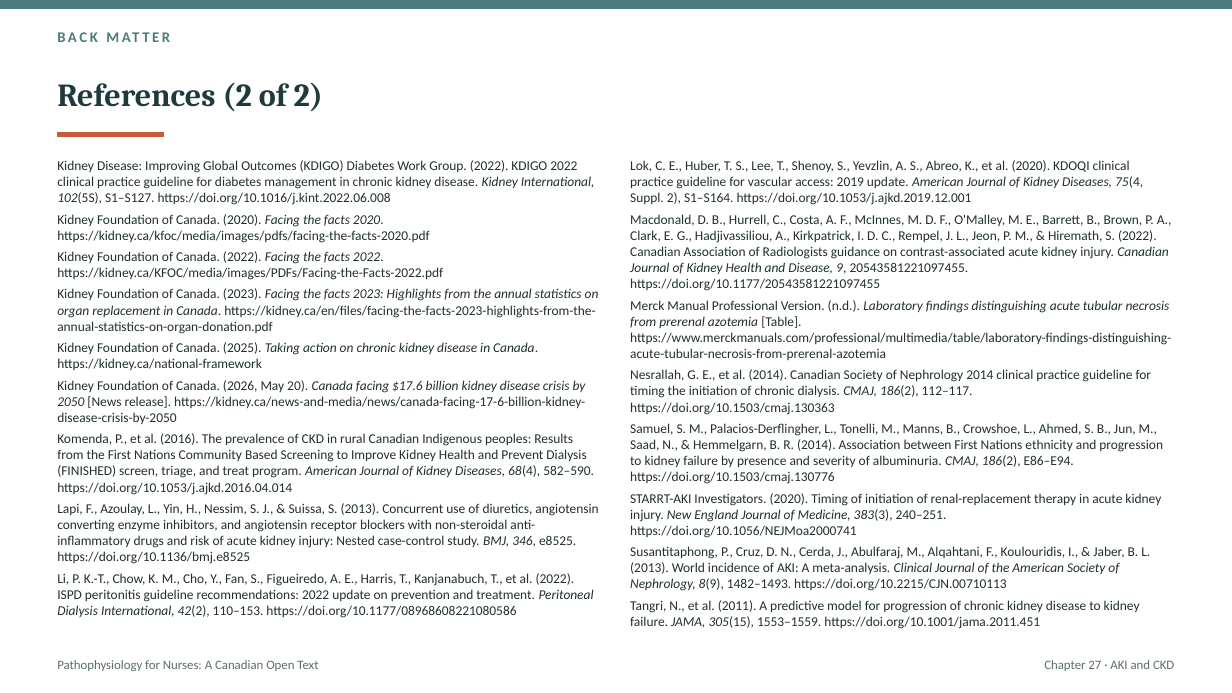
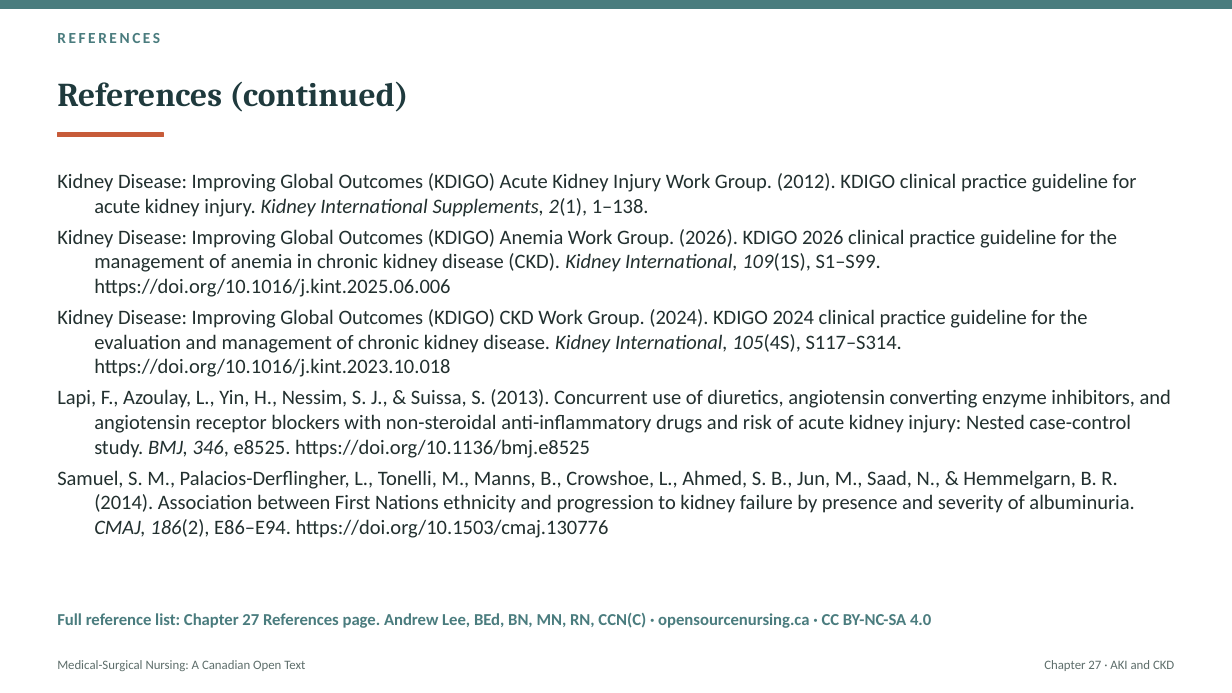
Before and after one commit to andrewleenl/opensourcenursing, a slide deck: slide 43 of Ch27_Acute_Kidney_Injury_and_Chronic_Kidney_Disease_Lecture_Presentation.pptx (slide 51 before the commit). Drawn at 1232x693 pixels with LibreOffice and Linux fonts; fonts in the diff are those of the drawing. Boxes give left, top, right and bottom in pixels: in the first picture for what was removed or moved away, otherwise in the second. Text is boxed around its words. In the diff, an @@ line names an element or a change of style, - is before the commit and + after.

```diff
--- a/Ch27_Acute_Kidney_Injury_and_Chronic_Kidney_Disease_Lecture_Presentation.pptx
+++ b/Ch27_Acute_Kidney_Injury_and_Chronic_Kidney_Disease_Lecture_Presentation.pptx
@@ text at bbox=[57, 33, 160, 43]: text changed; size 11.5 to 12 pt @@
-BACK MATTER
+REFERENCES
@@ title at bbox=[57, 82, 409, 112]: text changed; size 25 to 26 pt @@
-References (2 of 2)
+References (continued)
@@ text removed at bbox=[57, 160, 599, 618] @@
-Kidney Disease: Improving Global Outcomes (KDIGO) Diabetes Work Group. (2022). KDIGO 2022 clinical practice guideline for diabetes management in chronic kidney disease. Kidney International, 102(5S), S1–S127. https://doi.org/10.1016/j.kint.2022.06.008
-Kidney Foundation of Canada. (2020). Facing the facts 2020. https://kidney.ca/kfoc/media/images/pdfs/facing-the-facts-2020.pdf
-Kidney Foundation of Canada. (2022). Facing the facts 2022. https://kidney.ca/KFOC/media/images/PDFs/Facing-the-Facts-2022.pdf
-Kidney Foundation of Canada. (2023). Facing the facts 2023: Highlights from the annual statistics on organ replacement in Canada. https://kidney.ca/en/files/facing-the-facts-2023-highlights-from-the-annual-statistics-on-organ-donation.pdf
-Kidney Foundation of Canada. (2025). Taking action on chronic kidney disease in Canada. https://kidney.ca/national-framework
-Kidney Foundation of Canada. (2026, May 20). Canada facing $17.6 billion kidney disease crisis by 2050 [News release]. https://kidney.ca/news-and-media/news/canada-facing-17-6-billion-kidney-disease-crisis-by-2050
-Komenda, P., et al. (2016). The prevalence of CKD in rural Canadian Indigenous peoples: Results from the First Nations Community Based Screening to Improve Kidney Health and Prevent Dialysis (FINISHED) screen, triage, and treat program. American Journal of Kidney Diseases, 68(4), 582–590. https://doi.org/10.1053/j.ajkd.2016.04.014
-Lapi, F., Azoulay, L., Yin, H., Nessim, S. J., & Suissa, S. (2013). Concurrent use of diuretics, angiotensin converting enzyme inhibitors, and angiotensin receptor blockers with non-steroidal anti-inflammatory drugs and risk of acute kidney injury: Nested case-control study. BMJ, 346, e8525. https://doi.org/10.1136/bmj.e8525
-Li, P. K.-T., Chow, K. M., Cho, Y., Fan, S., Figueiredo, A. E., Harris, T., Kanjanabuch, T., et al. (2022). ISPD peritonitis guideline recommendations: 2022 update on prevention and treatment. Peritoneal Dialysis International, 42(2), 110–153. https://doi.org/10.1177/08968608221080586
@@ text added at bbox=[57, 173, 1171, 538], 16 pt, text #22302F @@
+Kidney Disease: Improving Global Outcomes (KDIGO) Acute Kidney Injury Work Group. (2012). KDIGO clinical practice guideline for acute kidney injury. Kidney International Supplements, 2(1), 1–138.
+Kidney Disease: Improving Global Outcomes (KDIGO) Anemia Work Group. (2026). KDIGO 2026 clinical practice guideline for the management of anemia in chronic kidney disease (CKD). Kidney International, 109(1S), S1–S99. https://doi.org/10.1016/j.kint.2025.06.006
+Kidney Disease: Improving Global Outcomes (KDIGO) CKD Work Group. (2024). KDIGO 2024 clinical practice guideline for the evaluation and management of chronic kidney disease. Kidney International, 105(4S), S117–S314. https://doi.org/10.1016/j.kint.2023.10.018
+Lapi, F., Azoulay, L., Yin, H., Nessim, S. J., & Suissa, S. (2013). Concurrent use of diuretics, angiotensin converting enzyme inhibitors, and angiotensin receptor blockers with non-steroidal anti-inflammatory drugs and risk of acute kidney injury: Nested case-control study. BMJ, 346, e8525. https://doi.org/10.1136/bmj.e8525
+Samuel, S. M., Palacios-Derflingher, L., Tonelli, M., Manns, B., Crowshoe, L., Ahmed, S. B., Jun, M., Saad, N., & Hemmelgarn, B. R. (2014). Association between First Nations ethnicity and progression to kidney failure by presence and severity of albuminuria. CMAJ, 186(2), E86–E94. https://doi.org/10.1503/cmaj.130776
@@ text removed at bbox=[630, 160, 1172, 629] @@
-Lok, C. E., Huber, T. S., Lee, T., Shenoy, S., Yevzlin, A. S., Abreo, K., et al. (2020). KDOQI clinical practice guideline for vascular access: 2019 update. American Journal of Kidney Diseases, 75(4, Suppl. 2), S1–S164. https://doi.org/10.1053/j.ajkd.2019.12.001
-Macdonald, D. B., Hurrell, C., Costa, A. F., McInnes, M. D. F., O'Malley, M. E., Barrett, B., Brown, P. A., Clark, E. G., Hadjivassiliou, A., Kirkpatrick, I. D. C., Rempel, J. L., Jeon, P. M., & Hiremath, S. (2022). Canadian Association of Radiologists guidance on contrast-associated acute kidney injury. Canadian Journal of Kidney Health and Disease, 9, 20543581221097455. https://doi.org/10.1177/20543581221097455
-Merck Manual Professional Version. (n.d.). Laboratory findings distinguishing acute tubular necrosis from prerenal azotemia [Table]. https://www.merckmanuals.com/professional/multimedia/table/laboratory-findings-distinguishing-acute-tubular-necrosis-from-prerenal-azotemia
-Nesrallah, G. E., et al. (2014). Canadian Society of Nephrology 2014 clinical practice guideline for timing the initiation of chronic dialysis. CMAJ, 186(2), 112–117. https://doi.org/10.1503/cmaj.130363
-Samuel, S. M., Palacios-Derflingher, L., Tonelli, M., Manns, B., Crowshoe, L., Ahmed, S. B., Jun, M., Saad, N., & Hemmelgarn, B. R. (2014). Association between First Nations ethnicity and progression to kidney failure by presence and severity of albuminuria. CMAJ, 186(2), E86–E94. https://doi.org/10.1503/cmaj.130776
-STARRT-AKI Investigators. (2020). Timing of initiation of renal-replacement therapy in acute kidney injury. New England Journal of Medicine, 383(3), 240–251. https://doi.org/10.1056/NEJMoa2000741
-Susantitaphong, P., Cruz, D. N., Cerda, J., Abulfaraj, M., Alqahtani, F., Koulouridis, I., & Jaber, B. L. (2013). World incidence of AKI: A meta-analysis. Clinical Journal of the American Society of Nephrology, 8(9), 1482–1493. https://doi.org/10.2215/CJN.00710113
-Tangri, N., et al. (2011). A predictive model for progression of chronic kidney disease to kidney failure. JAMA, 305(15), 1553–1559. https://doi.org/10.1001/jama.2011.451
@@ text added at bbox=[57, 613, 931, 628], 13 pt, text #4A7C7E, bold @@
+Full reference list: Chapter 27 References page. Andrew Lee, BEd, BN, MN, RN, CCN(C) · opensourcenursing.ca · CC BY-NC-SA 4.0
@@ text at bbox=[57, 660, 305, 671]: text changed @@
-Pathophysiology for Nurses: A Canadian Open Text
+Medical-Surgical Nursing: A Canadian Open Text
```
Also in this commit, not shown: 6 other slides changed, 37 slides added, 45 slides removed, 1 other file.
